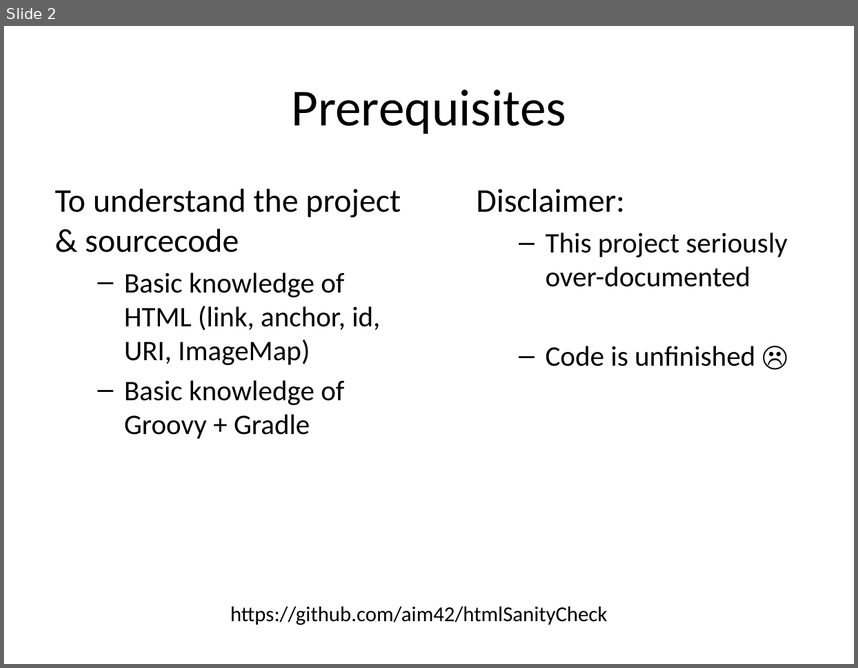
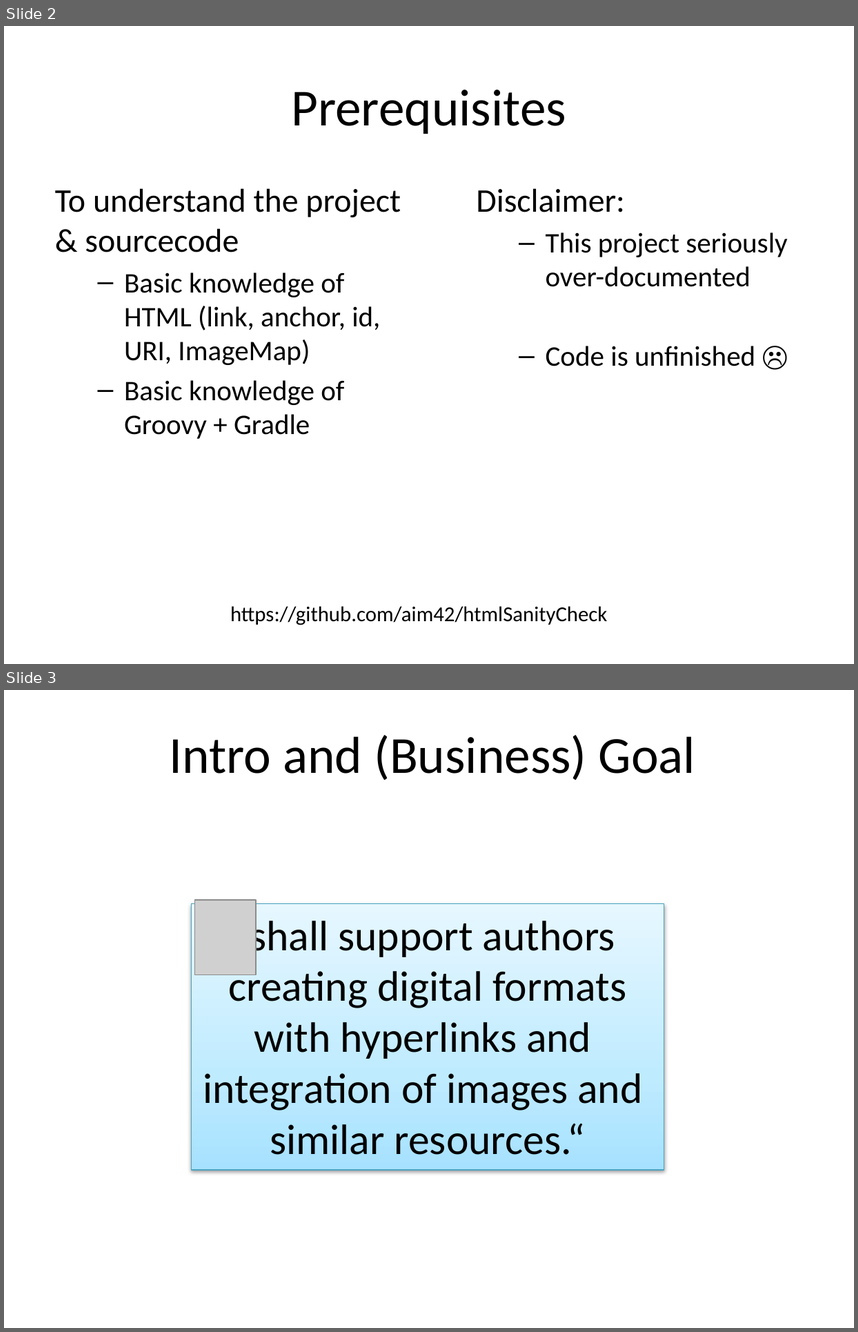
Before and after one commit to aim42/htmlSanityCheck, a slide deck: src/docs/presentation/HTMLSC-presentation.pptx. Shown one above the other, each under a label of ours: slide 2 before the commit, slides 2 and 3 after it. The pictures are 858x668 and 858x1332 pixels, drawn with LibreOffice and Linux fonts; fonts in the diff are those of the drawing; grey boxes stand for pictures. Boxes give left, top, right and bottom in pixels: in the first picture for what was removed or moved away, otherwise in the second. Text is boxed around its words. In the diff, an @@ line names an element or a change of style, - is before the commit and + after.

Commit message:
added business goals (from @innoQ workshop)

```diff
--- a/src/docs/presentation/HTMLSC-presentation.pptx
+++ b/src/docs/presentation/HTMLSC-presentation.pptx
@@ slide 3 added at box(4, 690, 854, 1328), background #FFFFFF @@
@@ title added at box(169, 735, 695, 780), 44 pt, text #000000 @@
+Intro and (Business) Goal
@@ rectangle added at box(191, 903, 664, 1170), fill gradient #A7E2FF to #C0EAFF to #E7F7FF, outline #4CA4C0 0.75 pt, 36 pt, text #000000 @@
+shall support authors
+creating digital formats
+with hyperlinks and
+integration of images and
+similar resources.“
@@ picture added at box(194, 900, 256, 975) @@
```
